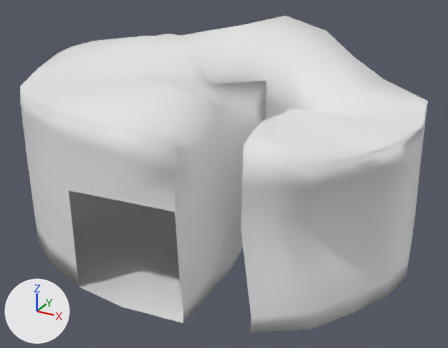
Before and after pictures for a commit that changed the OBJ model Assets/Meshes/TheCaveMesh/Sector1/ConnectionHUb.obj.
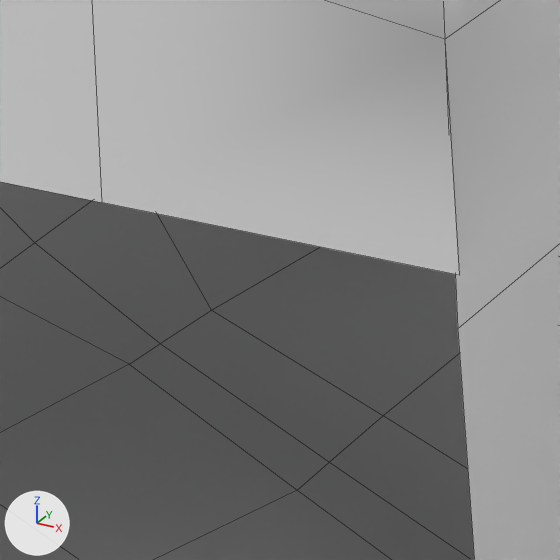
There are two pictures of each version: one whole from a 50 mm lens placed at (39.6, -87.5, 54.2), pointed at (-5.0, -6.5, 13.7), one close up on the part from 23% to 43% of the width and 48% to 74% of the height. The lights are fixed; the arrows at lower left show +X, +Y and +Z. The close-ups show mesh edges as thin lines. Where no turn or scale is listed for an object, it has been applied to the vertices.

Objects in the first close-up: 'ConnectionHUb'.
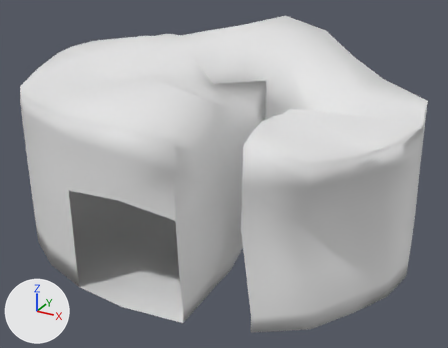
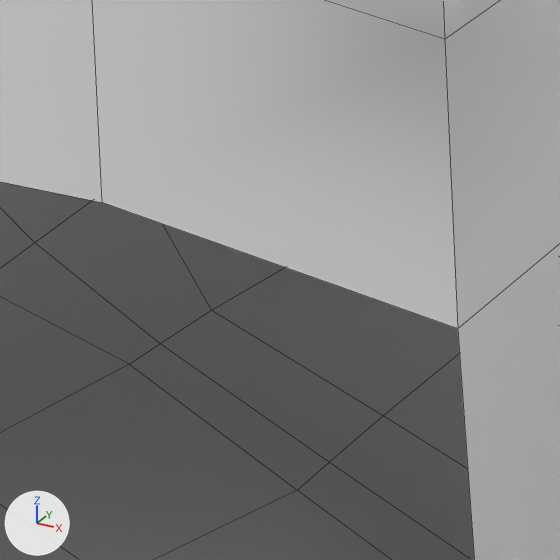
The newer file is also turned or shifted as a whole; pictures and numbers use the older file's frame.

Boxes [x1, y1, x2, y2] around the edits, measured in the close-ups (560 x 560 px; the box of a moved part takes in the faces that stretch with it):
part 1 of me_connectionhub, moved or reshaped: before [92, 0, 459, 275]; after [92, 0, 458, 329]

The change, as a diff of the scene's bpy script:
```diff
--- a/Assets/Meshes/TheCaveMesh/Sector1/ConnectionHUb.obj.py
+++ b/Assets/Meshes/TheCaveMesh/Sector1/ConnectionHUb.obj.py
@@ me_connectionhub @@
 me_connectionhub.from_pydata(...)  # 313 vertices, 303 faces; spans x -39.2..25.5, y -32.3..20.9, z 0.0..34.9
 # used by ob_connectionhub; location = (0.0, 0.0, 0.0)
 # verts and faces of me_connectionhub; kept vertices keep their numbers, new ones are numbered from 313
 # before: 83 (1.5, -30.8, 24.4) at pixel (444, 39), 90 (1.6, -30.7, 19.3) at pixel (459, 275), 189 (1.4, -30.6, 18.0) at pixel (457, 328), 307 (-7.1, -31.0, 19.0) at pixel (102, 202), 308 (-7.2, -30.7, 25.2)
+# me_connectionhub part 1
+delete_vertices([90])  # with the faces that use them
+faces += [(83, 189, 307, 308)]
```
